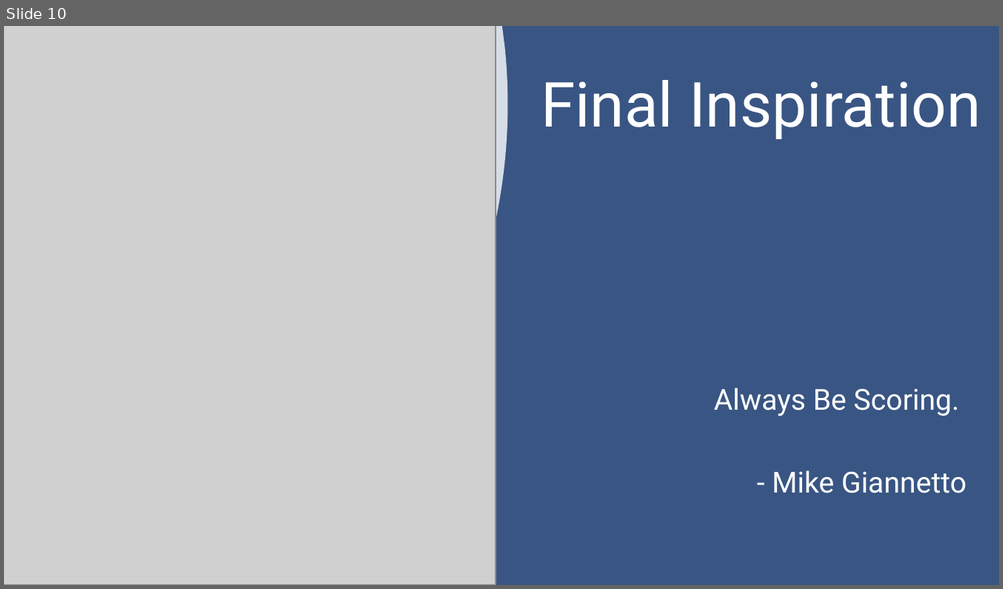
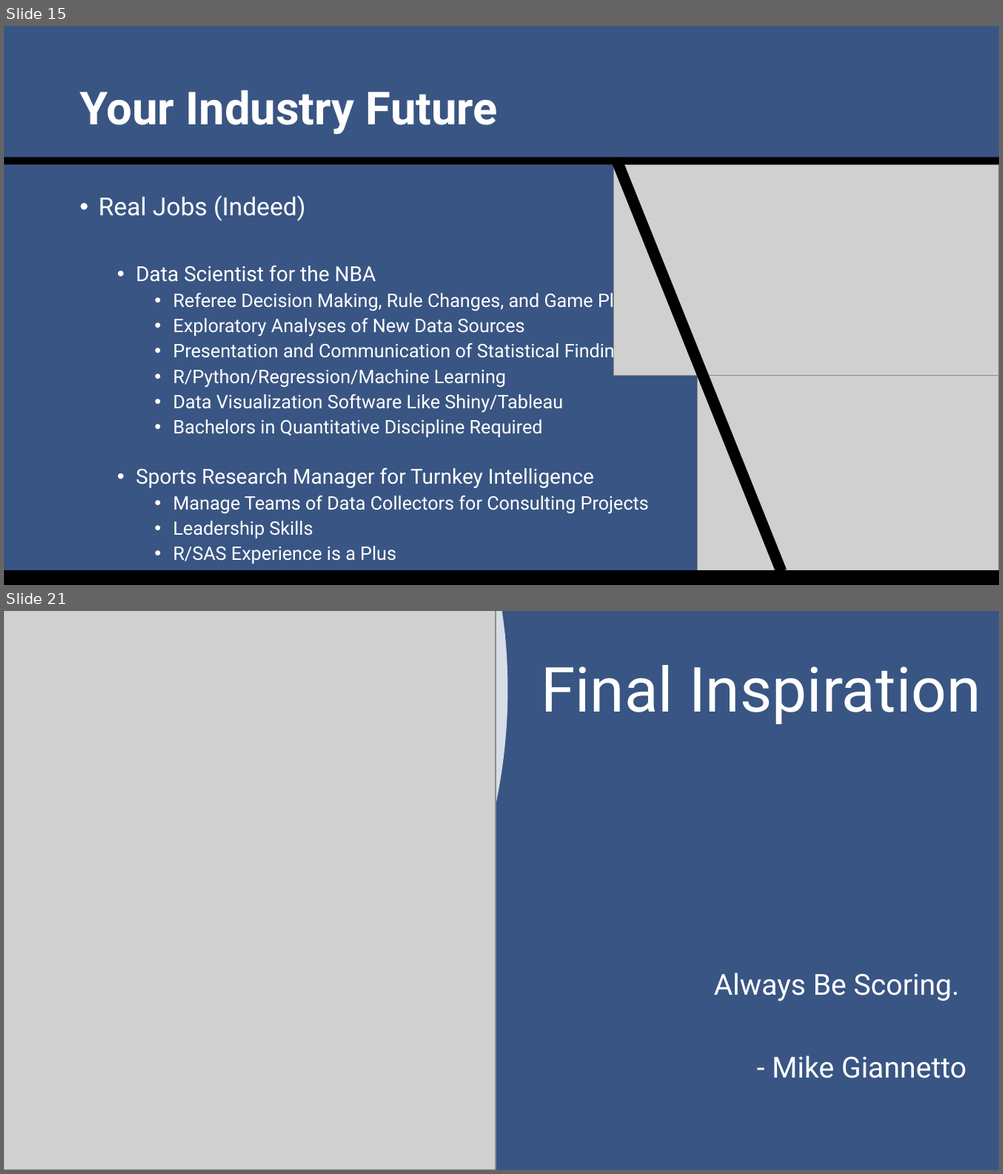
Before and after one commit to SuperMarioGiacomazzo/STOR390_WEBSITE, a slide deck: Slides/Sports Analytics 3/Sports_Analytics_3_Lecture.pptx. Shown one above the other, each under a label of ours: slide 10 before the commit, slides 15 and 21 after it; the slides between them are not shown. The pictures are 1003x589 and 1003x1174 pixels, drawn with LibreOffice and Linux fonts; fonts in the diff are those of the drawing; grey boxes stand for pictures. Boxes give left, top, right and bottom in pixels: in the first picture for what was removed or moved away, otherwise in the second. Text is boxed around its words. In the diff, an @@ line names an element or a change of style, - is before the commit and + after.

```diff
--- a/Slides/Sports Analytics 3/Sports_Analytics_3_Lecture.pptx
+++ b/Slides/Sports Analytics 3/Sports_Analytics_3_Lecture.pptx
@@ slide 15 added at (4,26,999,585), background #395583 @@
@@ title added at (79,90,498,134), 44 pt, text #FFFFFF, bold @@
+Your Industry Future
@@ rectangle added at (4,157,999,165), fill #000000 @@
@@ rectangle added at (611,157,786,574), fill #000000 @@
@@ picture added at (614,165,999,376) @@
@@ text added at (99,195,649,564), 18 pt, text #FFFFFF @@
+• Real Jobs (Indeed)
+  • Data Scientist for the NBA
+    • Referee Decision Making, Rule Changes, and Game Play
+    • Exploratory Analyses of New Data Sources
+    • Presentation and Communication of Statistical Findings
+    • R/Python/Regression/Machine Learning
+    • Data Visualization Software Like Shiny/Tableau
+    • Bachelors in Quantitative Discipline Required
+  • Sports Research Manager for Turnkey Intelligence
+    • Manage Teams of Data Collectors for Consulting Projects
+    • Leadership Skills
+    • R/SAS Experience is a Plus
@@ picture added at (697,375,999,585) @@
@@ rectangle added at (4,571,999,585), fill #000000 @@
@@ what was slide 10 is now slide 21 @@
```
Also in this commit, not shown: 5 slides changed, 13 other slides added, 3 slides removed, 3 other files.
